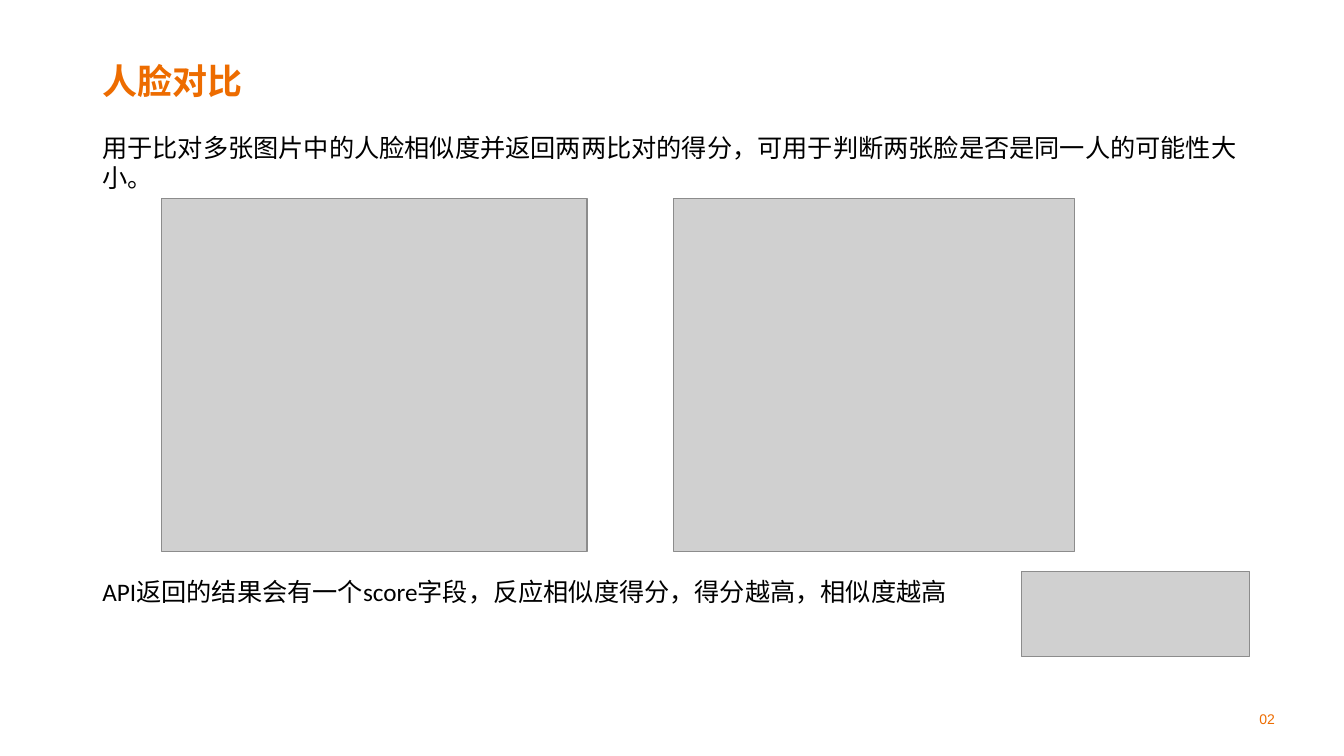
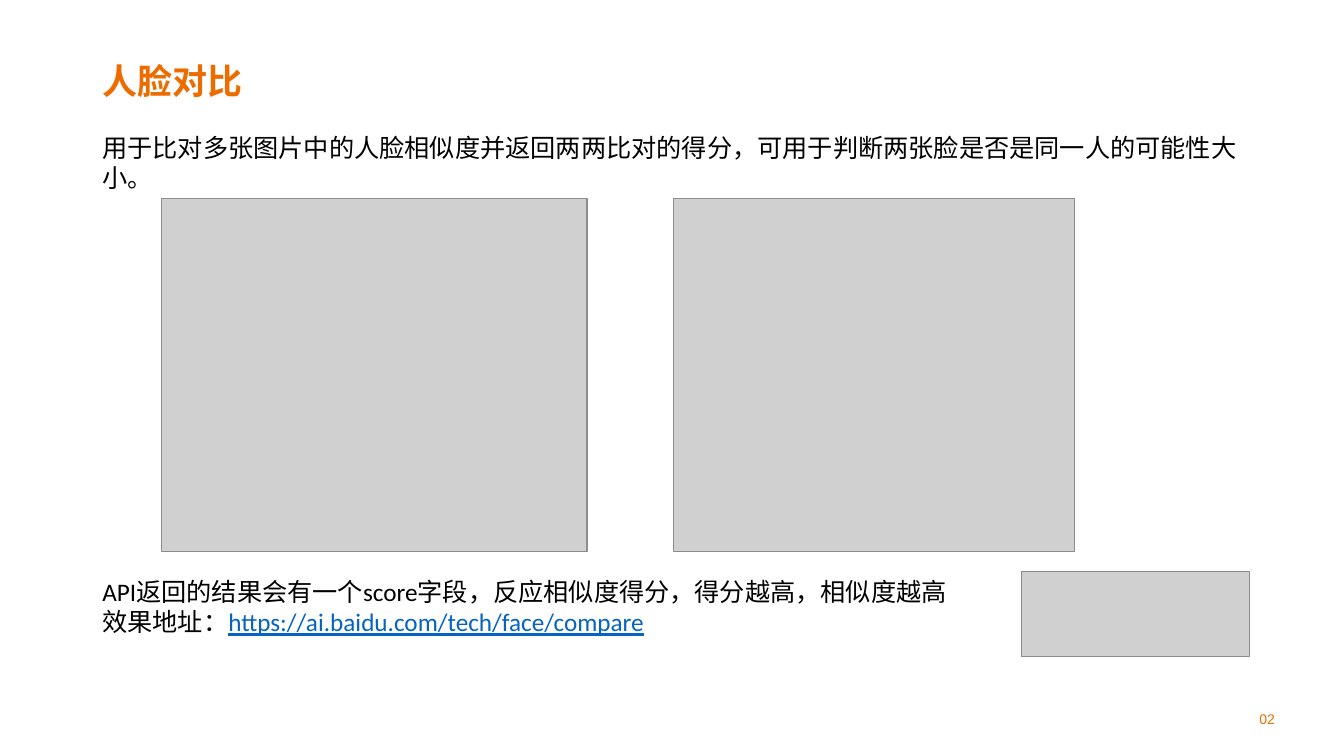
Before and after one commit to XiuyeXYE/BaiDuAI, a slide deck: slide 7 of BaiduAI.pptx. Drawn at 1344x756 pixels with LibreOffice and Linux fonts; fonts in the diff are those of the drawing; grey boxes stand for pictures; background and template pictures are left out. Boxes give left, top, right and bottom in pixels: in the first picture for what was removed or moved away, otherwise in the second. Text is boxed around its words. In the diff, an @@ line names an element or a change of style, - is before the commit and + after.

```diff
--- a/BaiduAI.pptx
+++ b/BaiduAI.pptx
@@ text at [102, 609, 643, 636]: paragraph added @@
+效果地址：https://ai.baidu.com/tech/face/compare
```
Also in this commit, not shown: 4 other slides changed, 6 other files.
